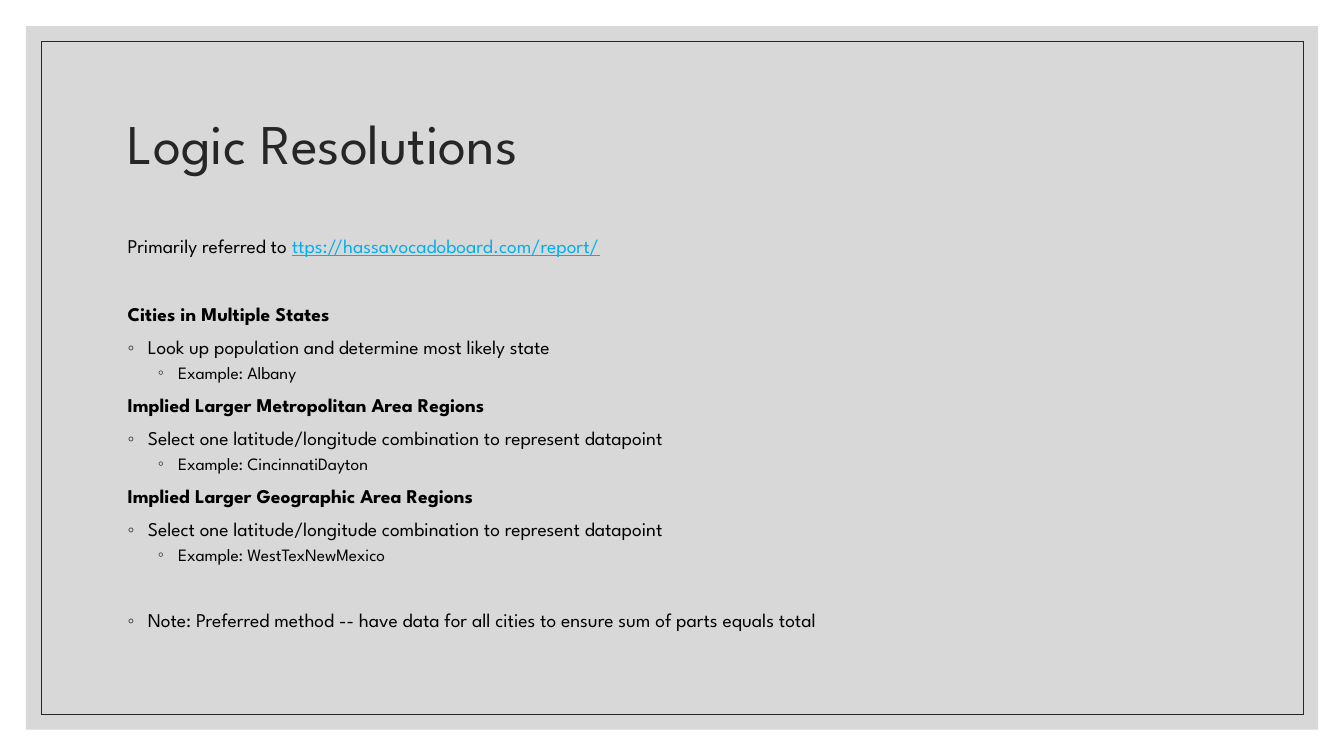
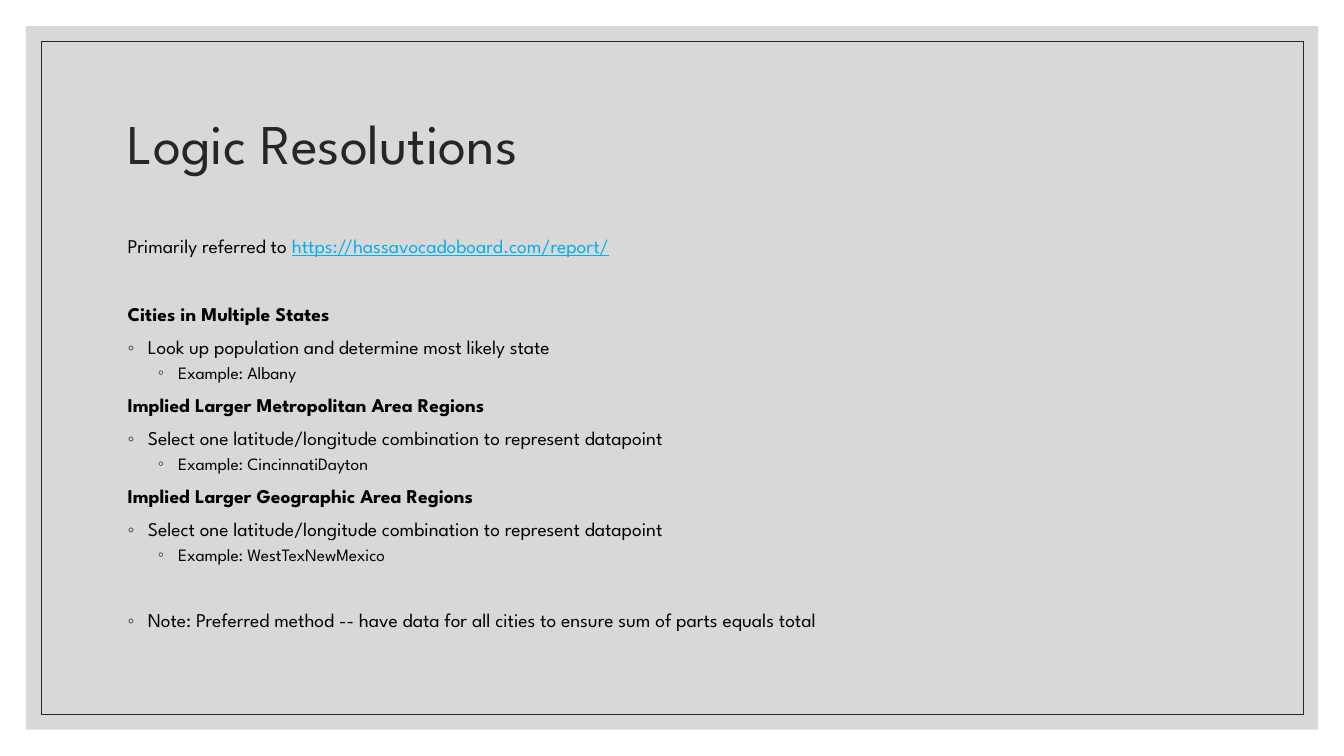
Before and after one commit to lj85ensign/LDSBC_BA280_DA_lj, a slide deck: slide 4 of ppt_files/LDSBC_BA280_W6_Haas_Avocado_Dashboard_lj.pptx (slide 5 before the commit). Drawn at 1344x756 pixels with LibreOffice and Linux fonts; fonts in the diff are those of the drawing. Boxes give left, top, right and bottom in pixels: in the first picture for what was removed or moved away, otherwise in the second. Text is boxed around its words. In the diff, an @@ line names an element or a change of style, - is before the commit and + after.

```diff
--- a/ppt_files/LDSBC_BA280_W6_Haas_Avocado_Dashboard_lj.pptx
+++ b/ppt_files/LDSBC_BA280_W6_Haas_Avocado_Dashboard_lj.pptx
@@ text at box(128, 239, 609, 257): text changed @@
-Primarily referred to ttps://hassavocadoboard.com/report/
+Primarily referred to https://hassavocadoboard.com/report/
```
Also in this commit, not shown: 1 other slide changed, 1 slide removed, 5 other files.
